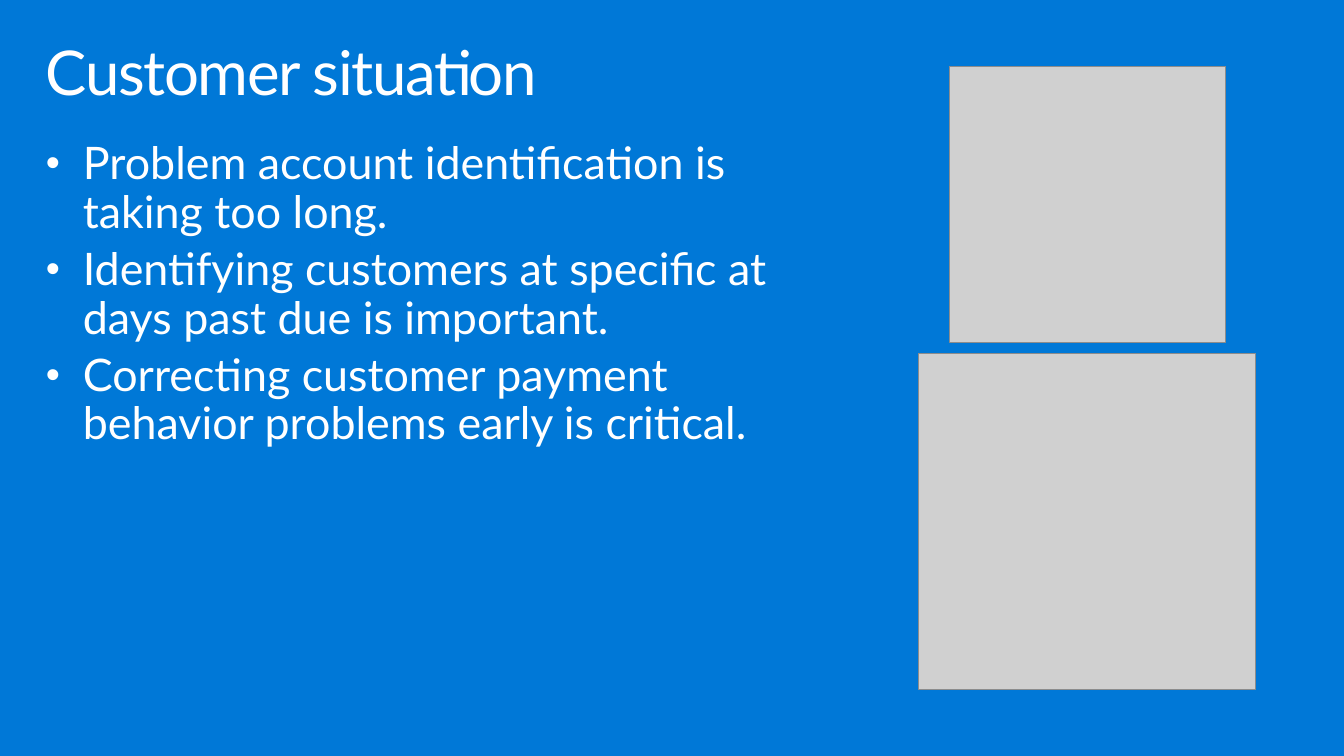
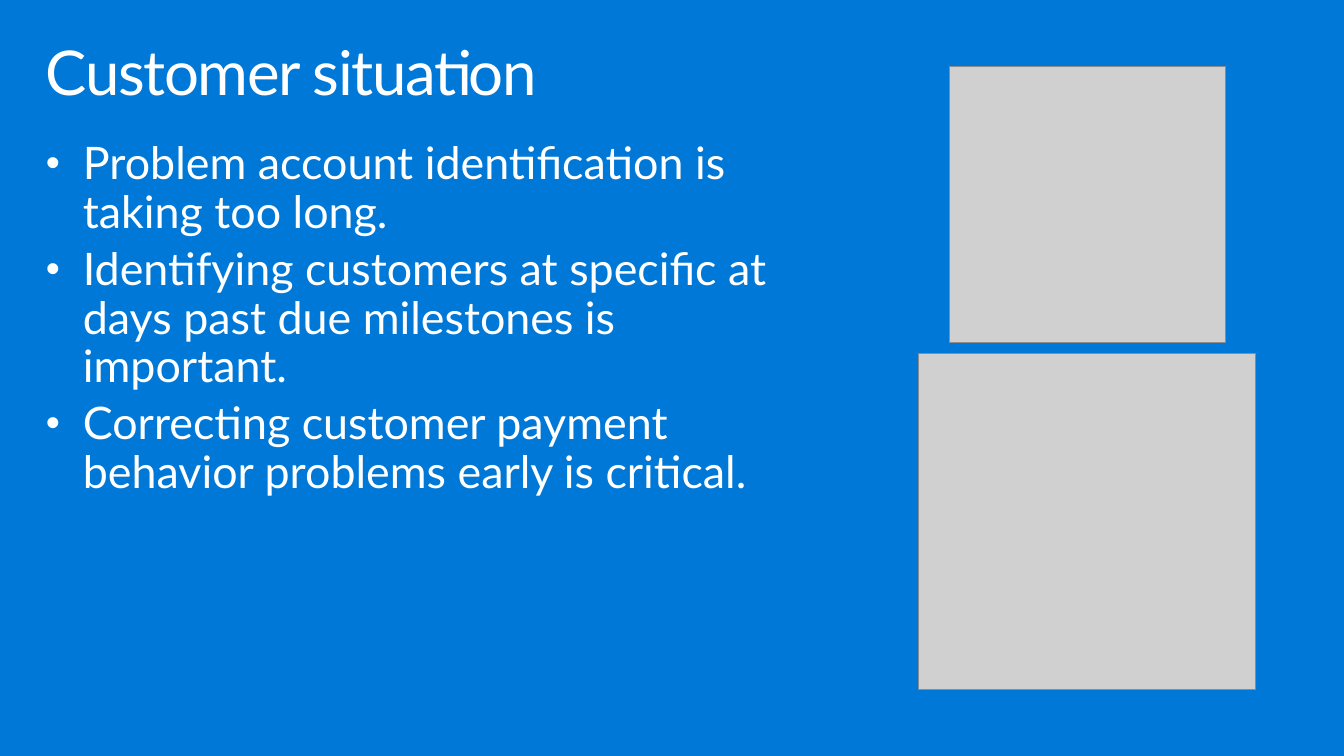
Before and after one commit to technofocus-pte/SAP-plus-extend-and-innovate-with-Data-and-AI, a slide deck: slide 5 of Whiteboard design session/WDS trainer presentation - SAP_plus_extend_and_innovate.pptx. Drawn at 1344x756 pixels with LibreOffice and Linux fonts; fonts in the diff are those of the drawing; grey boxes stand for pictures. Boxes give left, top, right and bottom in pixels: in the first picture for what was removed or moved away, otherwise in the second. Text is boxed around its words. In the diff, an @@ line names an element or a change of style, - is before the commit and + after.

Commit message:
Updating the PPTX.

```diff
--- a/Whiteboard design session/WDS trainer presentation - SAP_plus_extend_and_innovate.pptx
+++ b/Whiteboard design session/WDS trainer presentation - SAP_plus_extend_and_innovate.pptx
@@ text at (83, 252, 766, 390): text changed @@
-• Identifying customers at specific at days past due is important.
+• Identifying customers at specific at days past due milestones is important.
```
Also in this commit, not shown: 1 other slide changed.
